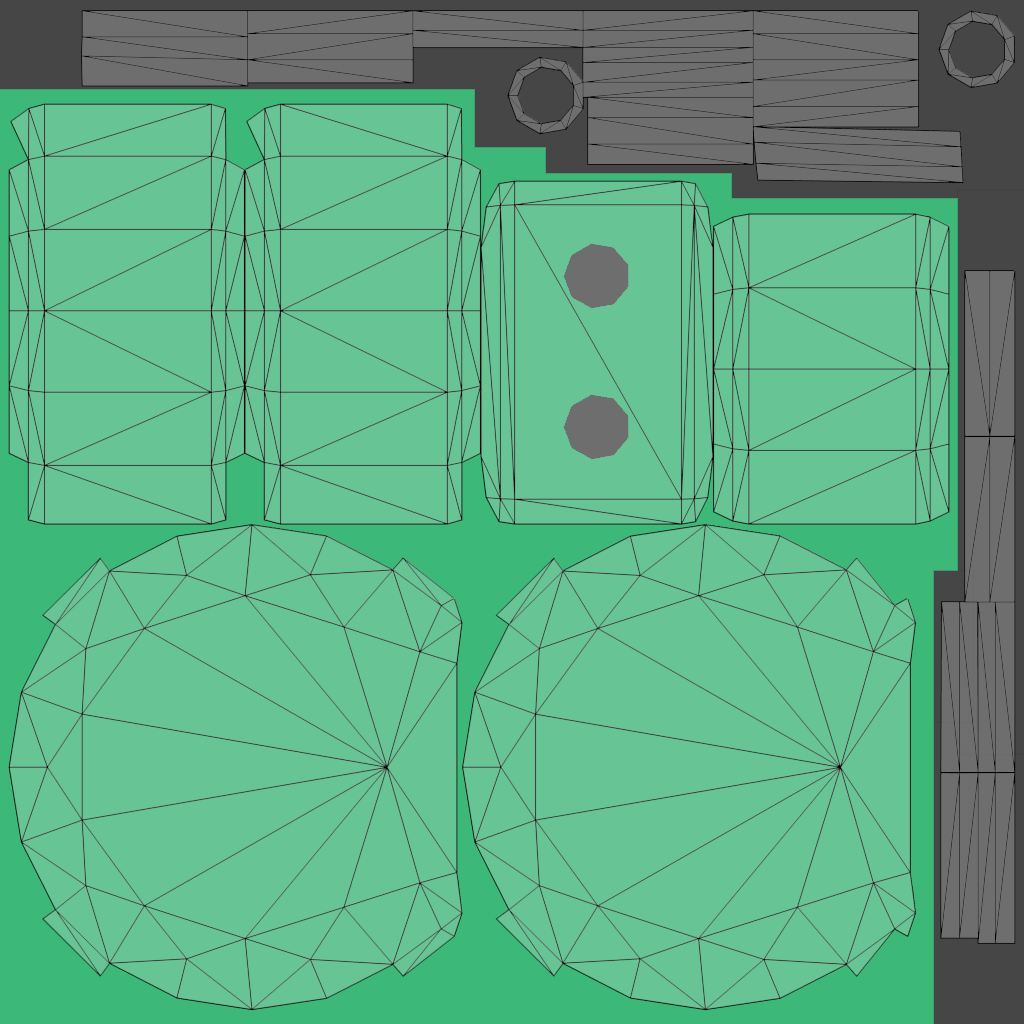
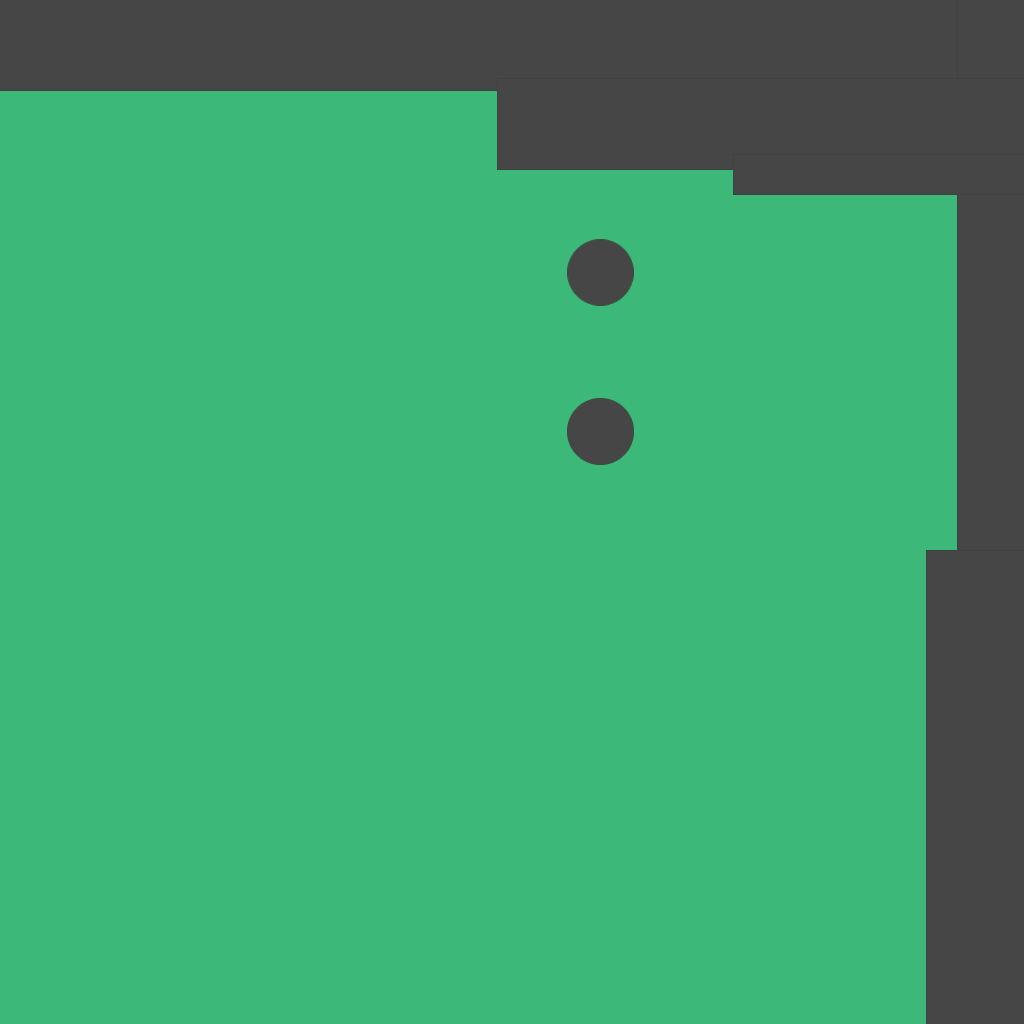
Two versions of the same layered image (1024 x 1024). Layer-by-layer changes:
removed layer "shotgun_uv_layout" over [8,10,1016,1011]
removed layer "Rectangle 9" over [0,0,1024,1024]
added layer "Barrel" above "Body" over [0,0,1024,1024]
added layer "Body" over [0,0,1024,1024]
